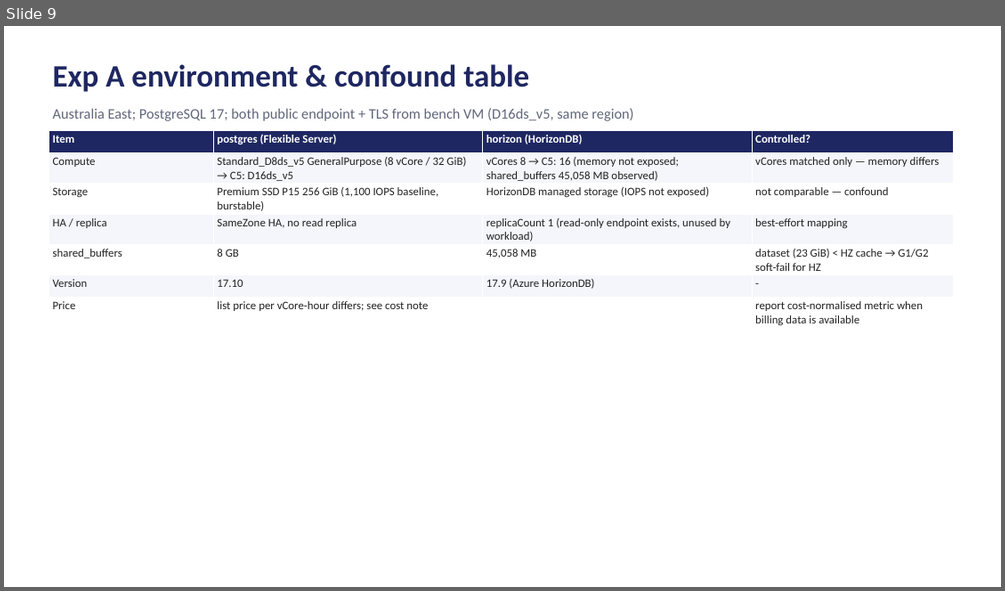
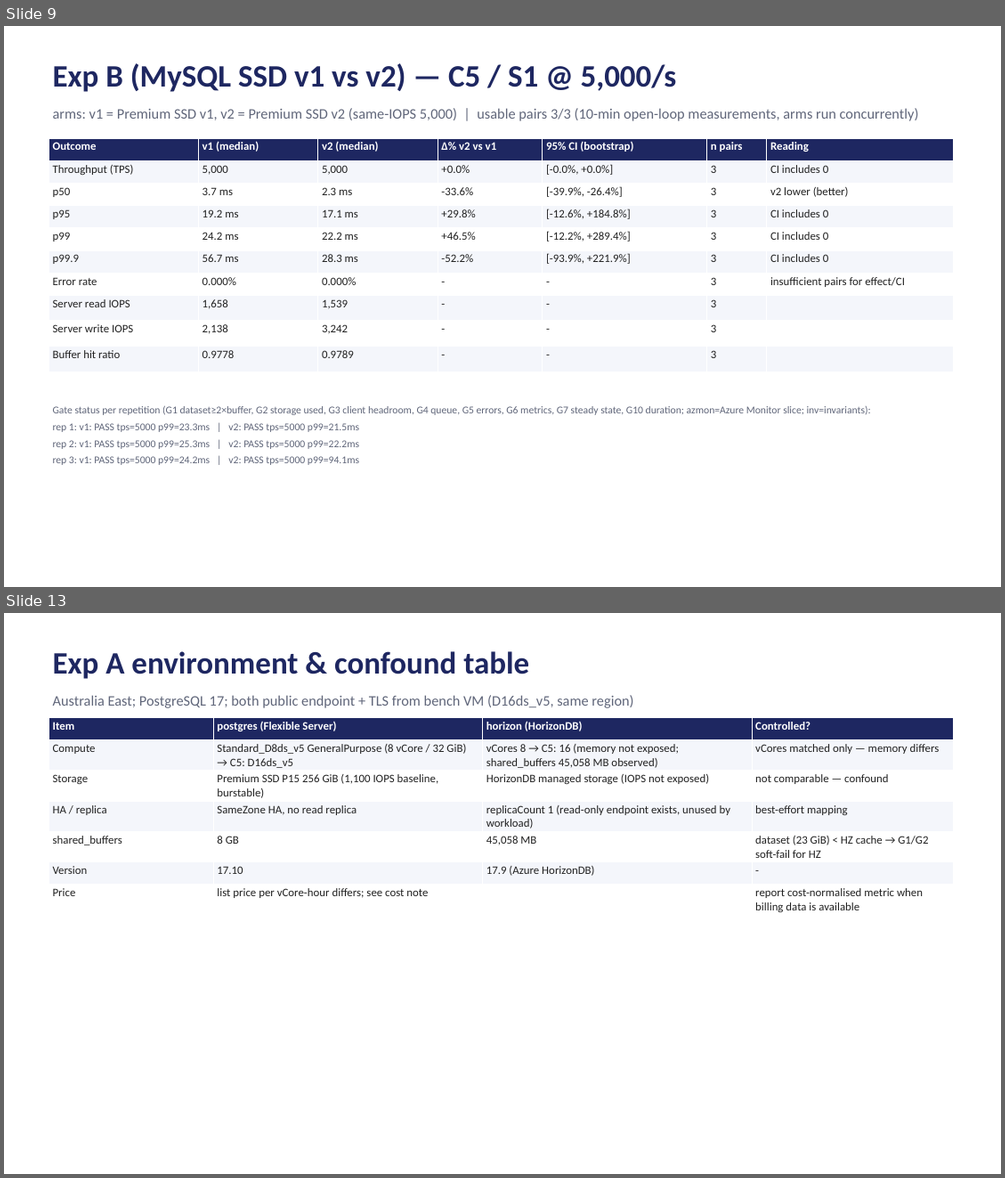
Before and after one commit to DalBamS/azure-db-game-benchmark, a slide deck: report/azure-db-benchmark-report.pptx. Shown one above the other, each under a label of ours: slide 9 before the commit, slides 9 and 13 after it; the slides between them are not shown. The pictures are 1005x591 and 1005x1178 pixels, drawn with LibreOffice and Linux fonts; fonts in the diff are those of the drawing. Boxes give left, top, right and bottom in pixels: in the first picture for what was removed or moved away, otherwise in the second. Text is boxed around its words. In the diff, an @@ line names an element or a change of style, - is before the commit and + after.

```diff
--- a/report/azure-db-benchmark-report.pptx
+++ b/report/azure-db-benchmark-report.pptx
@@ slide 9 added at bbox=[4, 26, 1001, 587], background #FFFFFF @@
@@ text added at bbox=[53, 63, 677, 92], 30 pt, text #1E2761, bold @@
+Exp B (MySQL SSD v1 vs v2) — C5 / S1 @ 5,000/s
@@ text added at bbox=[53, 108, 919, 121], 14 pt, text #60667A @@
+arms: v1 = Premium SSD v1, v2 = Premium SSD v2 (same-IOPS 5,000) | usable pairs 3/3 (10-min open-loop measurements, arms run concurrently)
@@ table added at bbox=[48, 138, 954, 362], 10 rows, 7 columns @@
+Outcome | v1 (median) | v2 (median) | Δ% v2 vs v1 | 95% CI (bootstrap) | n pairs | Reading
+Throughput (TPS) | 5,000 | 5,000 | +0.0% | [-0.0%, +0.0%] | 3 | CI includes 0
+p50 | 3.7 ms | 2.3 ms | -33.6% | [-39.9%, -26.4%] | 3 | v2 lower (better)
+p95 | 19.2 ms | 17.1 ms | +29.8% | [-12.6%, +184.8%] | 3 | CI includes 0
+p99 | 24.2 ms | 22.2 ms | +46.5% | [-12.2%, +289.4%] | 3 | CI includes 0
+p99.9 | 56.7 ms | 28.3 ms | -52.2% | [-93.9%, +221.9%] | 3 | CI includes 0
+Error rate | 0.000% | 0.000% | - | - | 3 | insufficient pairs for effect/CI
+Server read IOPS | 1,658 | 1,539 | - | - | 3 | 
+Server write IOPS | 2,138 | 3,242 | - | - | 3 | 
+Buffer hit ratio | 0.9778 | 0.9789 | - | - | 3 | 
@@ text added at bbox=[53, 405, 871, 465], 10 pt, text #60667A @@
+Gate status per repetition (G1 dataset≥2×buffer, G2 storage used, G3 client headroom, G4 queue, G5 errors, G6 metrics, G7 steady state, G10 duration; azmon=Azure Monitor slice; inv=invariants):
+rep 1: v1: PASS tps=5000 p99=23.3ms | v2: PASS tps=5000 p99=21.5ms
+rep 2: v1: PASS tps=5000 p99=25.3ms | v2: PASS tps=5000 p99=22.2ms
+rep 3: v1: PASS tps=5000 p99=24.2ms | v2: PASS tps=5000 p99=94.1ms
@@ what was slide 9 is now slide 13 @@
```
Also in this commit, not shown: 3 slides changed, 7 other slides added, 56 other files.
